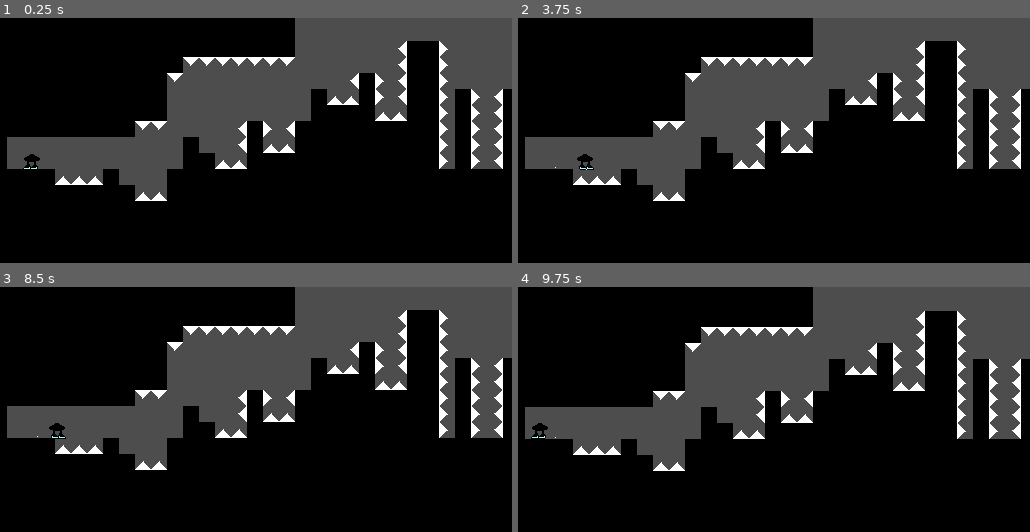
Above: before the commit, frames 1-4 (two rows, left to right).
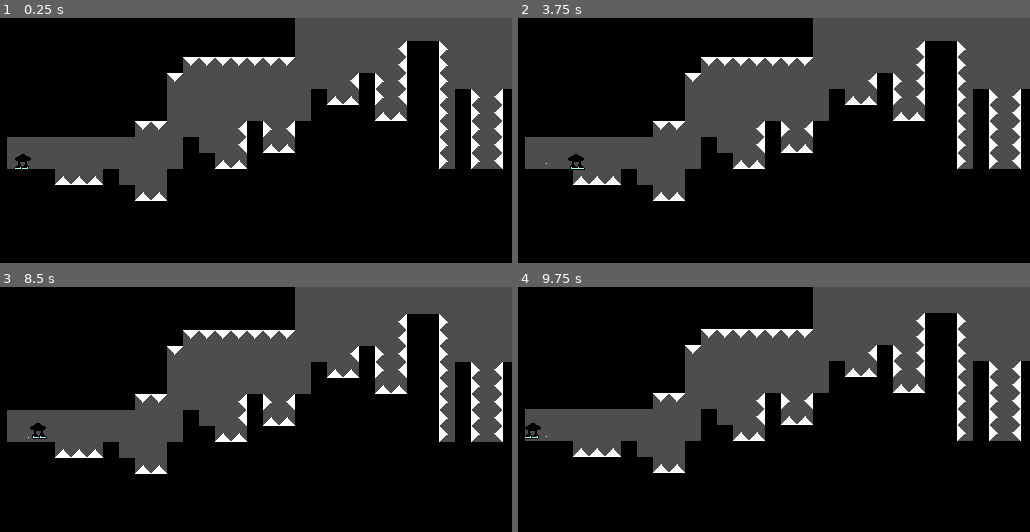
Above: after the commit, the same moments.

Repository: OliveADay/InvertedParadox
Game: Godot game, scene res://L5.tscn
The game is run twice, just before and just after one commit, with the same random seed, the same clock (stepped at 60 frames per second) and the same inputs. This scene is started directly instead of the project's main scene.
Inputs:
- Up to frame 1 (0.25 s): no input
- Up to frame 2 (3.75 s): tap Enter at 0.5 s; hold Right (move_right) 0.53-2.03 s; tap Up (shift_up) at 0.77, 1.52, 3.02 s; hold Left (move_left) 2.03-2.78 s; tap Space at 2.75 s; hold Right (move_right) from 2.78 s (still down)
- Up to frame 3 (8.5 s): tap Up (shift_up) at 3.77, 4.52, 6.02, 6.77, 7.52 s; release Right (move_right) at 4.28 s; hold Left (move_left) 4.28-5.03 s; tap Enter at 5, 7.25 s; hold Right (move_right) 5.03-5.78 s; hold Left (move_left) 5.78-7.28 s; tap Space at 6.5 s; hold Right (move_right) from 7.28 s (still down)
- Up to frame 4 (9.75 s): tap Up (shift_up) at 9.02 s; release Right (move_right) at 9.53 s; hold Left (move_left) from 9.53 s (still down)

The runs differ from the first frame. In frame 1, 0.2% of the frame differs, in the area x 2-8%, y 55-62%; in frame 2, 0.2%; in frame 3, 4.9%, in the area x 1-100%, y 9-77%; in frame 4, 2.7%.

Commit message:
s

Diff:
--- a/End.tscn
+++ b/End.tscn
@@ -1,6 +1,7 @@
-[gd_scene load_steps=2 format=3 uid="uid://rjb133f5rk3b"]
+[gd_scene load_steps=3 format=3 uid="uid://rjb133f5rk3b"]
 
 [ext_resource type="FontFile" uid="uid://ckxg04ipswyou" path="res://PIXELIFYSANS-VARIABLEFONT_WGHT.TTF" id="1_fthhi"]
+[ext_resource type="AudioStream" uid="uid://dy571mfvssrtf" path="res://Win.wav" id="2_falq5"]
 
 [node name="End" type="Node2D"]
 
@@ -30,3 +31,8 @@
 theme_override_fonts/font = ExtResource("1_fthhi")
 theme_override_font_sizes/font_size = 130
 text = "You win!"
+
+[node name="Won" type="AudioStreamPlayer2D" parent="."]
+stream = ExtResource("2_falq5")
+volume_db = 1.0
+autoplay = true
--- a/L5.tscn
+++ b/L5.tscn
@@ -10,7 +10,7 @@
 layer_0/tile_data = PackedInt32Array(29, 0, 0, 1114141, 0, 0, 1114112, 0, 0, 1114113, 0, 0, 1114114, 0, 0, 1114115, 0,  …(21413 unchanged characters)…
 
 [node name="Player" parent="." instance=ExtResource("2_dgy5r")]
-position = Vector2(-263, 151)
+position = Vector2(-272, 147)
 jumpTrue = false
 
 [node name="Camera2D" parent="Player" index="3"]
Not shown, added: Win.wav.import
Not shown, added: endwun.wav.import
Not shown, added: midWin.wav.import
Not shown, added: startWin.wav.import
Not shown, added: Win.wav
Not shown, added: endwun.wav
Not shown, added: midWin.wav
Not shown, added: startWin.wav
